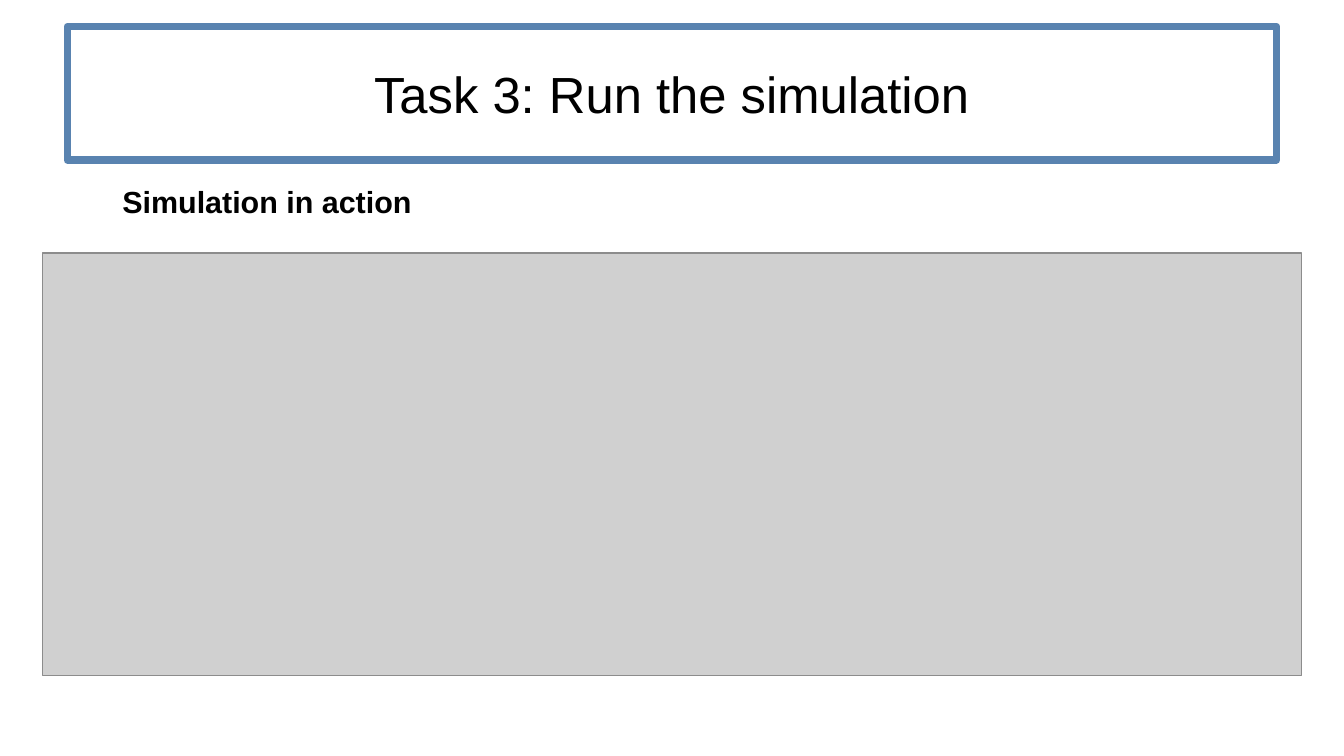
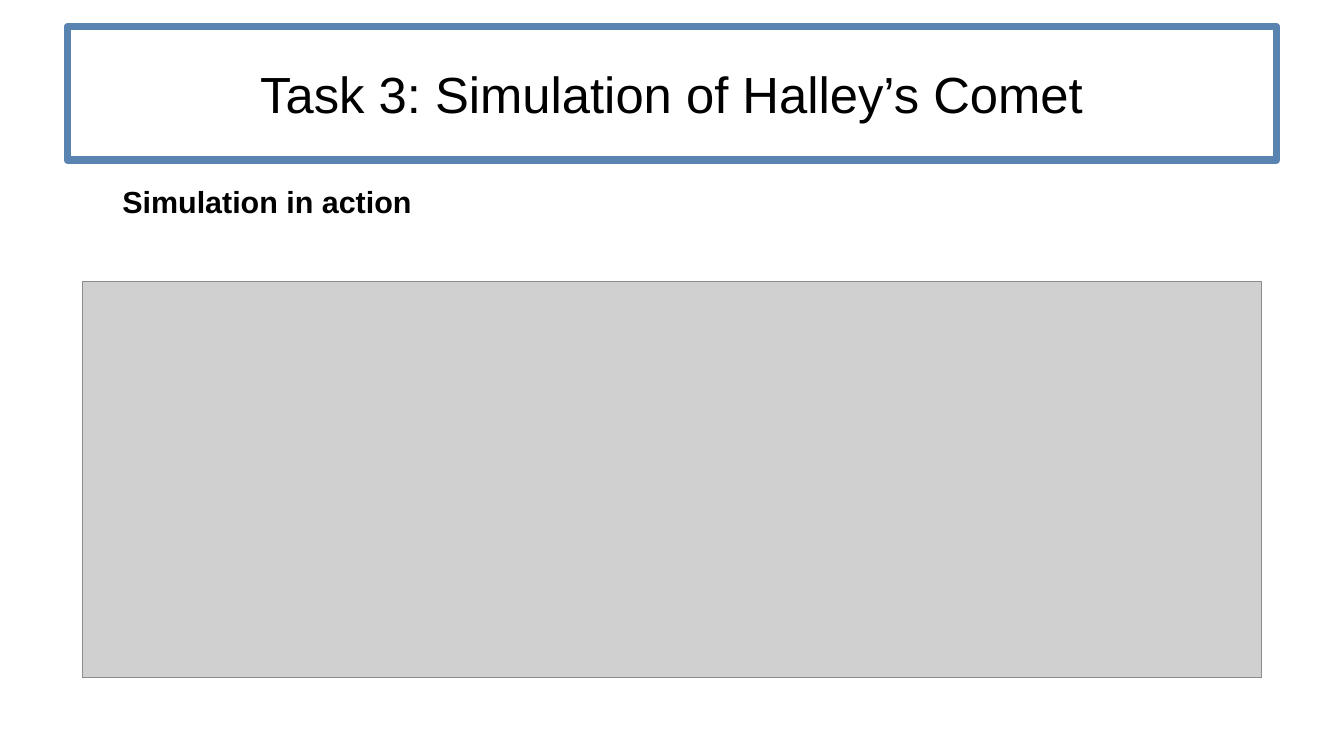
Before and after one commit to lneef/PSEMolDyn_Group1, a slide deck: slide 5 of Sheet1.odp. Drawn at 1344x756 pixels with LibreOffice and Linux fonts; fonts in the diff are those of the drawing; grey boxes stand for pictures. Boxes give left, top, right and bottom in pixels: in the first picture for what was removed or moved away, otherwise in the second. Text is boxed around its words. In the diff, an @@ line names an element or a change of style, - is before the commit and + after.

```diff
--- a/Sheet1.odp
+++ b/Sheet1.odp
@@ title at bbox=[260, 76, 1082, 124]: text changed @@
-Task 3: Run the simulation
+Task 3: Simulation of Halley’s Comet
@@ picture: place and size @@
-picture at bbox=[43, 254, 1303, 677]
+picture at bbox=[83, 282, 1262, 678]
```
Also in this commit, not shown: 2 other slides changed.
